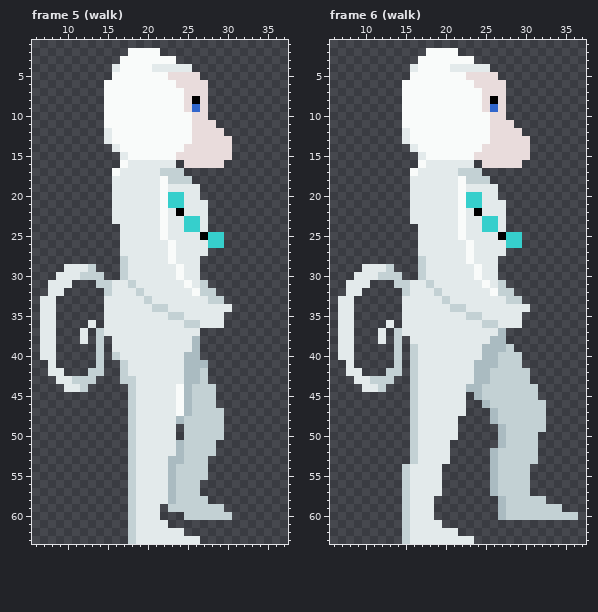
Pixel-art file, stored at animations-dev/micca-peaceful-walk-no-background.aseprite. The picture above is the old version.
48x64 pixels, 11 frames. Shown: frame 5 (walk): x 6..37, y 1..63; frame 6 (walk): x 6..37, y 1..63. The commit also changed other frames, which this record leaves out.
The same view after the edit:
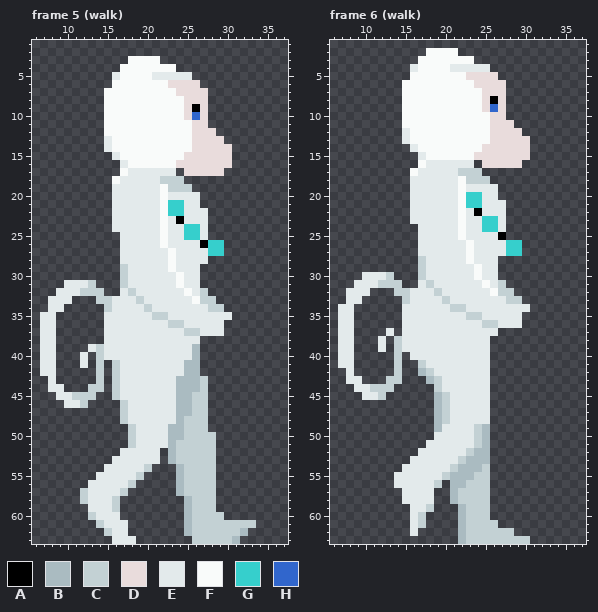
Palette (. is transparent): A #000000  B #aabbc1  C #c3d1d4  D #e9dcdc  E #e3eaeb  F #f9fbfa  G #36cfcc  H #3166cc
The commit says: new: restyled micca and run animation v1
From old to new:
--- frame 5 (walk)
@@ x 6..37 @@
  1 ................................
- 2 ............FFFF................
- 3 ...........FFFFFFF..............
- 4 ..........EFFFFEEEEE............
- 5 ..........FFFFFFFDDDD...........
- 6 .........FFFFFFFFFDDDD..........
- 7 .........FFFFFFFFFFDDD..........
- 8 .........FFFFFFFFFFDAD..........
- 9 .........FFFFFFFFFFDHD..........
-10 .........FFFFFFFFFFFDD..........
-11 .........FFFFFFFFFFFDDD.........
-12 .........EFFFFFFFFFFDDDD........
-13 .........EFFFFFFFFFFDDDDD.......
-14 ..........EFFFFFFFFDDDDDD.......
-15 ...........EFFFFFFDDDDDDD.......
-16 ...........FEEEEEE.DDDDD........
-17 ..........FEEEEECCC.............
-18 ..........EEEEEEFCCC............
-19 ..........EEEEEEFEEEE...........
-20 ..........EEEEEEFGGEE...........
-21 ..........EEEEEEFGGEEE..........
-22 ..........EEEEEEFEAEEE..........
-23 ..........EEEEEEFEEGGE..........
-24 ...........EEEEEFEEGGE..........
-25 ...........EEEEEFEEEEAGG........
-26 ...........EEEEEEFEEEEGG........
-27 ...........EEEEEEFEEEE..........
-28 ...........CEEEEEFEEE...........
-29 ....EEEC...CEEEEEEFEE...........
-30 ...EEECCC..CEEEEEEFEE...........
-31 ..EEE...CCEECEEEEEEFEC..........
-32 ..EE.....CEEECEEEEEEFCC.........
-33 .EE......EEEEECEEEEEEECC........
-34 .EE......EEEEEECCEEEEEEEE.......
-35 .EE......EEEEEEEECCEEEEE........
-36 .EE....E.EEEEEEEEEECCEEE........
-37 .EE...E.CEEEEEEEEEEEE...........
-38 .EE...E.C.EEEEEEEEEEB...........
-39 .EE.....C.EEEEEEEEEEB...........
-40 .EE.....C.CEEEEEEEEBB...........
-41 ..E.....C..CEEEEEEEBBB..........
-42 ..EE...CC..CEEEEEEEBBC..........
-43 ...EECCC...CCEEEEEEBBC..........
-44 ....EEC.....CEEEEEFBCCC.........
-45 ............CEEEEEFBCCC.........
-46 ............CEEEEEFBCCC.........
-47 ............CEEEEEFBCCCC........
-48 ............CEEEEEBCCCCC........
-49 ............CEEEEE.CCCCC........
-50 ............CEEEEE.CCCCC........
-51 ............CEEEEEBCCCC.........
-52 ............CEEEEEBCCCC.........
-53 ............CEEEEBBCCC..........
-54 ............CEEEEBCCCC..........
-55 ............CEEEEBCCCC..........
-56 ............CEEEEBCCC...........
-57 ............CEEEEBCCC...........
-58 ............CEEEEBCCCC..........
-59 ............CEEE.CCCCCCC........
-60 ............CEEE...CCCCCC.......
-61 ............CEEEE...............
-62 ............CEEEEEE.............
-63 ............CEEEEEEEE...........
+ 2 ................................
+ 3 ............FFFF................
+ 4 ...........FFFFFFF..............
+ 5 ..........EFFFFEEEEE............
+ 6 ..........FFFFFFFDDDD...........
+ 7 .........FFFFFFFFFDDDD..........
+ 8 .........FFFFFFFFFFDDD..........
+ 9 .........FFFFFFFFFFDAD..........
+10 .........FFFFFFFFFFDHD..........
+11 .........FFFFFFFFFFFDD..........
+12 .........FFFFFFFFFFFDDD.........
+13 .........EFFFFFFFFFFDDDD........
+14 .........EFFFFFFFFFFDDDDD.......
+15 ..........EFFFFFFFFDDDDDD.......
+16 ...........EFFFFFFDDDDDDD.......
+17 ...........FEEEEEE.DDDDD........
+18 ..........FEEEEECCC.............
+19 ..........EEEEEEFCCC............
+20 ..........EEEEEEFEEEE...........
+21 ..........EEEEEEFGGEE...........
+22 ..........EEEEEEFGGEEE..........
+23 ..........EEEEEEFEAEEE..........
+24 ..........EEEEEEFEEGGE..........
+25 ...........EEEEEFEEGGE..........
+26 ...........EEEEEFEEEEAGG........
+27 ...........EEEEEEFEEEEGG........
+28 ...........EEEEEEFEEEE..........
+29 ...........CEEEEEFEEE...........
+30 ...........CEEEEEEFEE...........
+31 ....EEEC...CEEEEEEFEE...........
+32 ...EEECCC..ECEEEEEEFEC..........
+33 ..EEE...CCEEECEEEEEEFCC.........
+34 ..EE.....CEEEECEEEEEEECC........
+35 .EE......EEEEEECCEEEEEEEE.......
+36 .EE......EEEEEEEECCEEEEE........
+37 .EE......EEEEEEEEEECCEEE........
+38 .EE......EEEEEEEEEEEE...........
+39 .EE....ECEEEEEEEEEEEB...........
+40 .EE...E.CEEEEEEEEEEEB...........
+41 .EE...E.C.CEEEEEEEEBB...........
+42 .EE.....C.CEEEEEEEEBB...........
+43 ..E.....C.CEEEEEEEBBBC..........
+44 ..EE...CC.CEEEEEEEBBBC..........
+45 ...EECCC..CEEEEEEEBBCC..........
+46 ....EEC....CEEEEEEBBCC..........
+47 ...........CEEEEEEBBCC..........
+48 ...........CEEEEEEBCCC..........
+49 ............CEEEEBBCCC..........
+50 ............CEEEEBBCCCC.........
+51 ............CEEEEBCCCCC.........
+52 ...........EEEEE.BCCCCC.........
+53 ..........EEEEEE.BCCCCC.........
+54 .........EEEEEC...BCCCC.........
+55 ........EEEEEC....BCCCC.........
+56 .......EEEEEC.....BCCCC.........
+57 ......CEEEEC......BCCCC.........
+58 ......CEEEC........BCCC.........
+59 .......EEEC........BCCC.........
+60 .......CEEE........BCCCC........
+61 ........CEEE.......BCCCCCCCC....
+62 .........CEE.......BCCCCCCB.....
+63 ..........EEE.......CCCCCB......
--- frame 6 (walk)
@@ x 6..37 @@
 24 ...........EEEEEFEEGGE..........
-25 ...........EEEEEFEEEEAGG........
+25 ...........EEEEEFEEEEA..........
 26 ...........EEEEEEFEEEEGG........
-27 ...........EEEEEEFEEEE..........
+27 ...........EEEEEEFEEEEGG........
 28 ...........CEEEEEFEEE...........
-29 ....EEEC...CEEEEEEFEE...........
-30 ...EEECCC..CEEEEEEFEE...........
-31 ..EEE...CCEECEEEEEEFEC..........
-32 ..EE.....CEEECEEEEEEFCC.........
-33 .EE......EEEEECEEEEEEECC........
+29 ...........CEEEEEEFEE...........
+30 ....EEEC...CEEEEEEFEE...........
+31 ...EEECCC..ECEEEEEEFEC..........
+32 ..EEE...CCEEECEEEEEEFCC.........
+33 ..EE.....CEEEECEEEEEEECC........
 34 .EE......EEEEEECCEEEEEEEE.......
 35 .EE......EEEEEEEECCEEEEE........
-36 .EE....E.EEEEEEEEEECCEEE........
-37 .EE...E.CEEEEEEEEEEEEB..........
-38 .EE...E.C.EEEEEEEEEEBB..........
-39 .EE.....C.CEEEEEEEEBBBC.........
-40 .EE.....C.CEEEEEEEEBBCCC........
-41 ..E.....C.CEEEEEEEBBBCCC........
-42 ..EE...CC.CEEEEEEEBBCCCCC.......
-43 ...EECCC..CEEEEEEEBBCCCCC.......
-44 ....EEC...CEEEEEEBBCCCCCCC......
-45 ..........CEEEEEE.BCCCCCCC......
-46 ..........CEEEEEE..BCCCCCCC.....
-47 ..........CEEEEEE...BCCCCCC.....
-48 ..........CEEEEE....BCCCCCC.....
-49 ..........CEEEEE.....BCCCCC.....
-50 ..........CEEEEE.....BCCCC......
-51 ..........CEEEE......BCCCC......
-52 ..........CEEEE.....BCCCCC......
-53 ..........CEEEE.....BCCCCC......
-54 .........CEEEE......BCCCC.......
-55 .........CEEEE......BCCCC.......
-56 .........CEEEE......BCCCC.......
-57 .........CEEEE......BCCCC.......
-58 .........CEEE........BCCCCC.....
-59 .........CEEE........BCCCCCCC...
-60 .........CEEE........BCCCCCCCCC.
-61 .........CEEEE..................
-62 .........CEEEEEE................
-63 .........CEEEEEEEE..............
+36 .EE......EEEEEEEEEECCEEE........
+37 .EE....E.EEEEEEEEEEEE...........
+38 .EE...E.CEEEEEEEEEEE............
+39 .EE...E.CEEEEEEEEEEE............
+40 .EE.....C.EEEEEEEEEE............
+41 .EE.....C..CEEEEEEEE............
+42 ..E.....C..BCEEEEEEE............
+43 ..EE...CC...BCEEEEEE............
+44 ...EECCC.....CEEEEEE............
+45 ....EEC......BCEEEEE............
+46 .............BCEEEEE............
+47 .............BCEEEEE............
+48 .............BCEEEEE............
+49 .............BEEEECB............
+50 .............EEEEECB............
+51 ............EEEEEECB............
+52 ...........EEEEEECBB............
+53 ..........EEEEEECBBB............
+54 .........EEEEEECBBBC............
+55 ........EEEEEECBBBCC............
+56 ........EEEEEC.BBCCC............
+57 .........EEEE..BCCCC............
+58 .........EEEE..BCCCC............
+59 ..........EEC...BCCC............
+60 ..........EC....BCCC............
+61 ..........EC....BCCCC...........
+62 ..........E.....BCCCCCC.........
+63 ................BCCCCCCCC.......
Where, in picture pixels (left, top, right, bottom), the same in both pictures:
changed: (40, 48, 256, 544)
changed: (506, 232, 522, 256)
changed: (338, 264, 578, 544)
